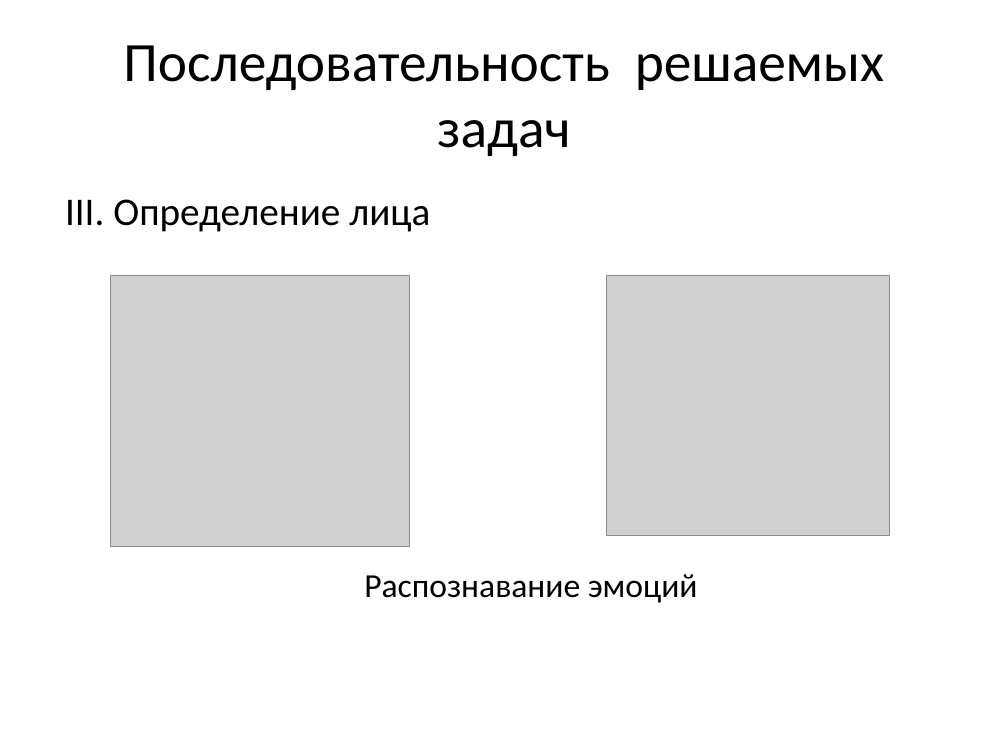
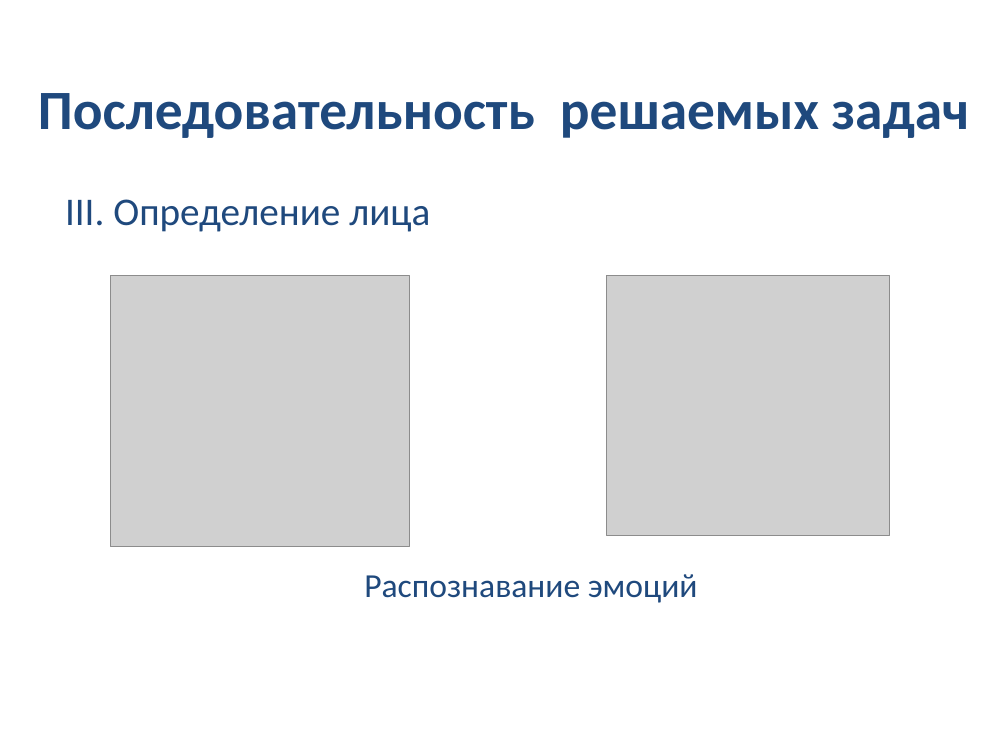
Before and after one commit to ohld/edipus, a slide deck: slide 8 of presentation_files/Презентация.pptx (slide 7 before the commit). Drawn at 1008x756 pixels with LibreOffice and Linux fonts; fonts in the diff are those of the drawing; grey boxes stand for pictures. Boxes give left, top, right and bottom in pixels: in the first picture for what was removed or moved away, otherwise in the second. Text is boxed around its words. In the diff, an @@ line names an element or a change of style, - is before the commit and + after.

Commit message:
update presentation

```diff
--- a/presentation_files/Презентация.pptx
+++ b/presentation_files/Презентация.pptx
@@ title "Последовательность решаемых задач" moved from (x1=123, y1=45, x2=884, y2=156) to (x1=38, y1=93, x2=970, y2=138) @@
@@ title "Последовательность решаемых задач" at (x1=38, y1=93, x2=970, y2=138): text colour #000000 to #1F497D, bold on @@
@@ text "III. Определение лица" at (x1=65, y1=199, x2=430, y2=232): text colour #000000 to #1F497D @@
@@ text "Распознавание эмоций" at (x1=364, y1=574, x2=698, y2=603): text colour #000000 to #1F497D @@
```
Also in this commit, not shown: 5 other slides changed, 2 slides added.
